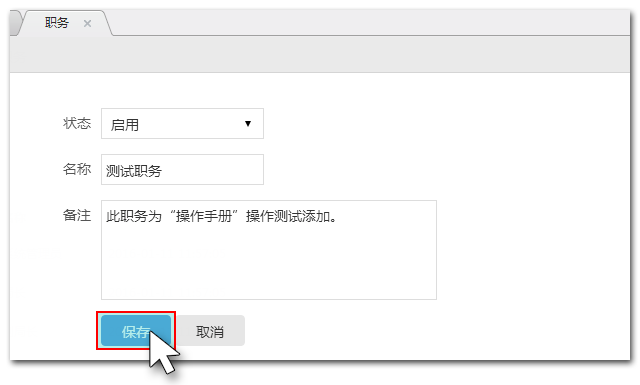
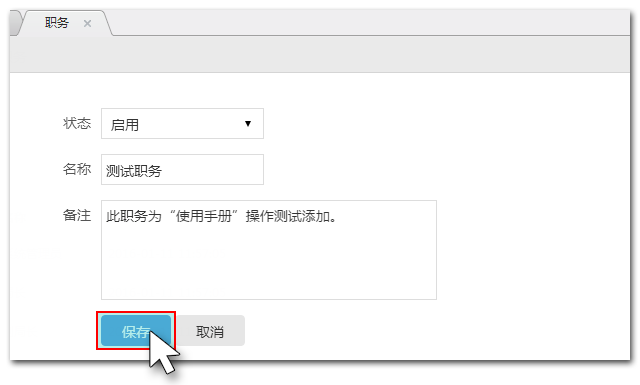
Layers edited between the first and the second 640 × 385 image:
painted on "图层 0" over [148, 210, 335, 222]
